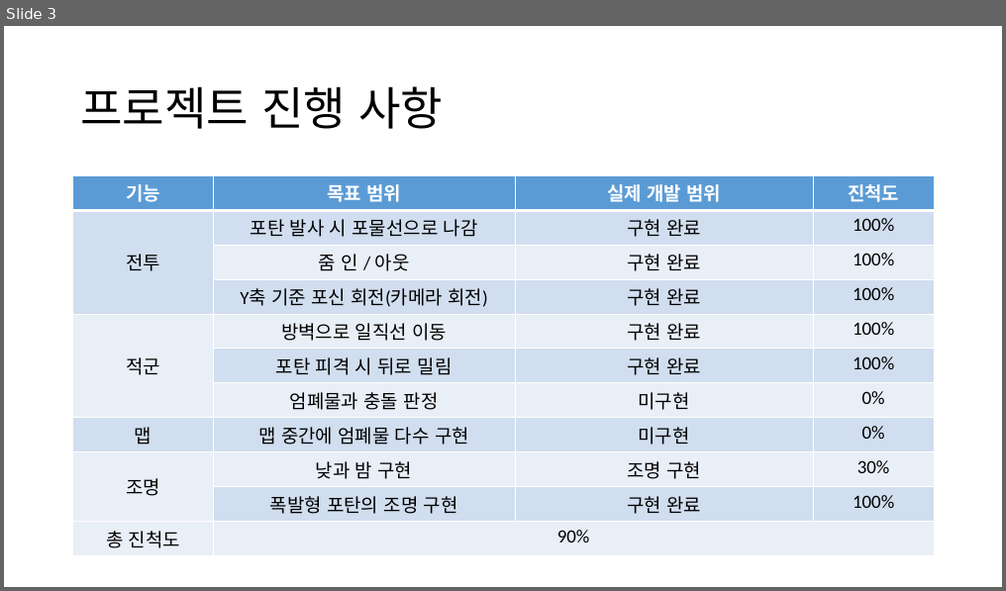
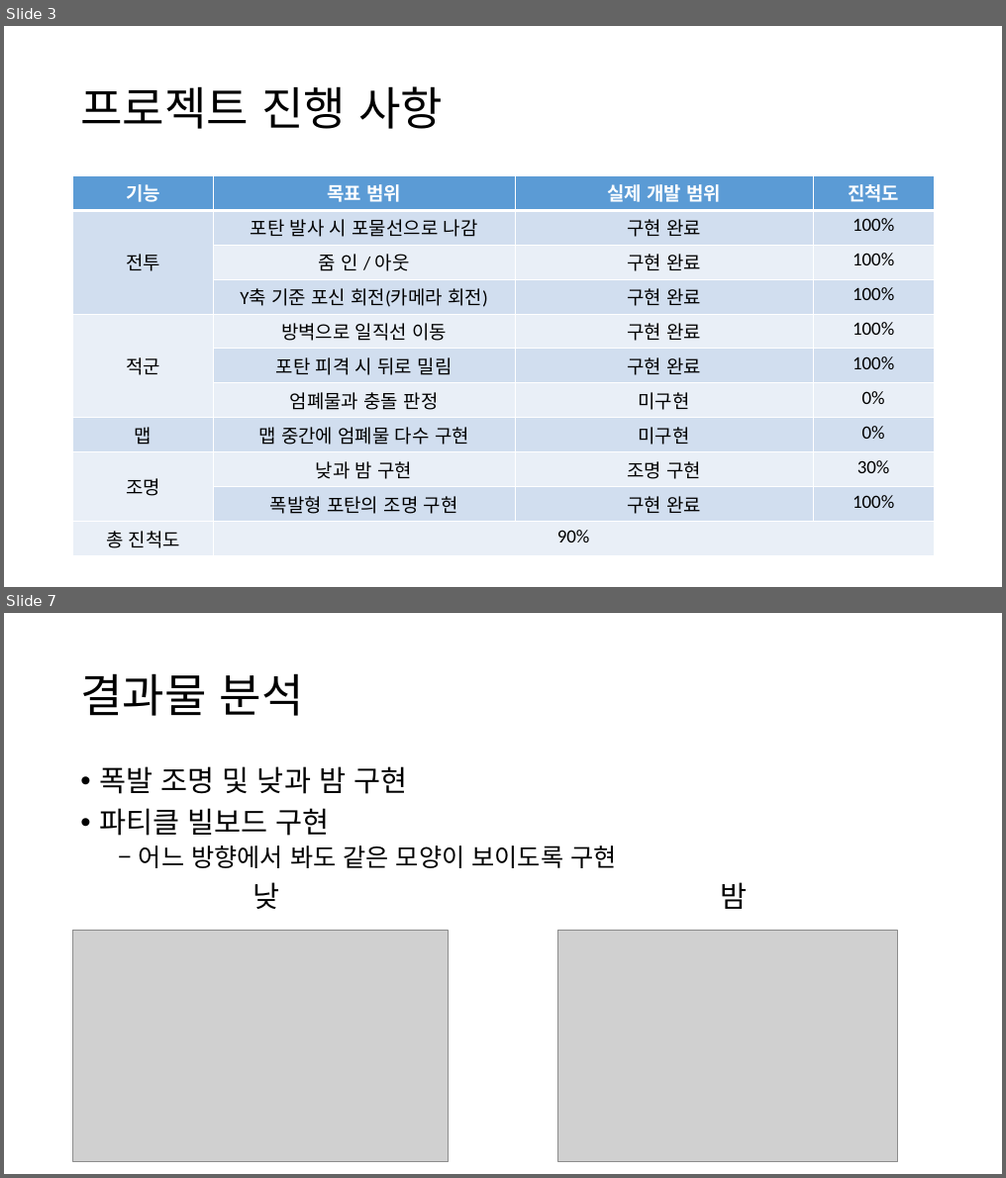
Before and after one commit to pcremnant/Computer-Graphics-Term-Project, a slide deck: 개발 결과 보고서.pptx. Shown one above the other, each under a label of ours: slide 3 before the commit, slides 3 and 7 after it; the slides between them are not shown. The pictures are 1006x591 and 1006x1178 pixels, drawn with LibreOffice and Linux fonts; fonts in the diff are those of the drawing; grey boxes stand for pictures. Boxes give left, top, right and bottom in pixels: in the first picture for what was removed or moved away, otherwise in the second. Text is boxed around its words. In the diff, an @@ line names an element or a change of style, - is before the commit and + after.

Commit message:
modify 개발 결과 보고서 pptx

```diff
--- a/개발 결과 보고서.pptx
+++ b/개발 결과 보고서.pptx
@@ slide 7 added at (4, 613, 1002, 1174), background #FFFFFF @@
@@ title added at (80, 673, 304, 716), 44 pt, text #000000 @@
+결과물 분석
@@ text added at (99, 766, 746, 909), 28 pt, text #000000 @@
+• 폭발 조명 및 낮과 밤 구현
+• 파티클 빌보드 구현
+  – 어느 방향에서 봐도 같은 모양이 보이도록 구현
+낮 밤
@@ picture added at (73, 930, 448, 1161) @@
@@ picture added at (558, 930, 898, 1161) @@
```
Also in this commit, not shown: 4 slides changed, 1 other slide added, 1 other file.
